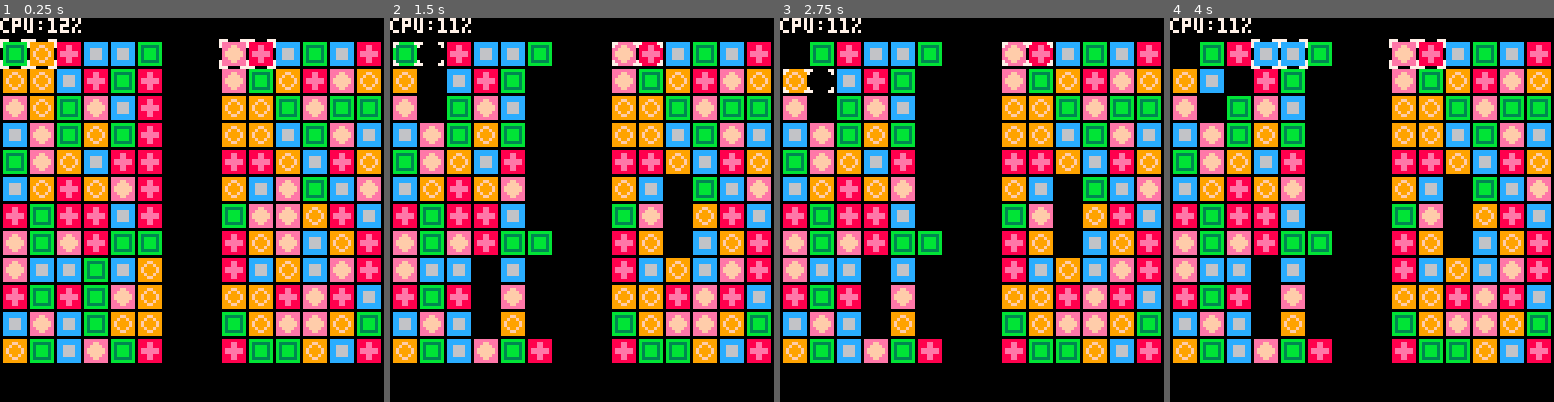
Above: before the commit, frames 1-4 (left to right).
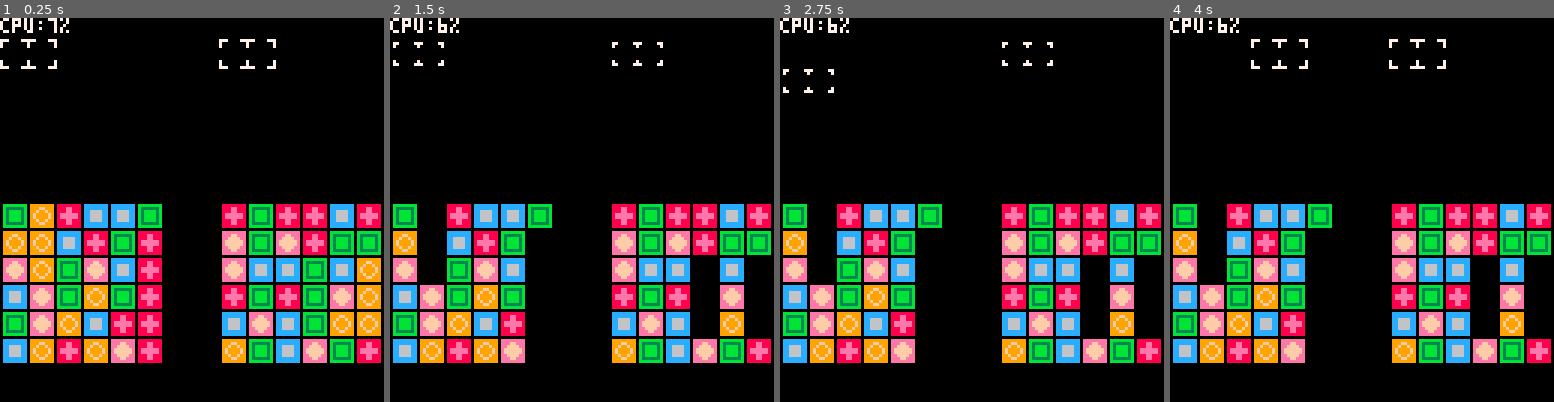
Above: after the commit, the same moments.

Repository: stevelavietes/pico8carts
Game: PICO-8 cartridge pa.p8
Two runs of this game, one before a commit and one after it. Both use one fixed random seed, a clock stepped at 60 frames per second and the inputs below.
Inputs:
- Up to frame 1 (0.25 s): no input
- Up to frame 2 (1.5 s): tap O (Z key) at 0.33, 0.7, 1.43 s
- Up to frame 3 (2.75 s): hold Left 1.97-2.37 s; tap O (Z key) at 2.22 s; hold Down from 2.42 s (still down)
- Up to frame 4 (4 s): release Down at 2.82 s; hold Right 2.87-3.53 s; tap O (Z key) at 3.1, 3.98 s; hold Up from 3.58 s (still down)

The runs differ from the first frame. In frame 1, 51% of the frame differs, in the area x 0-100%, y 0-90%; in frame 2, 47%; in frame 3, 47%; in frame 4, 47%.

Commit message:
Create empty rows on the board.
make_row takes an "empty" argument to generate empty rows, and make board
takes an argument to set the number of non-valid rows.

Diff:
--- a/pa.p8
+++ b/pa.p8
@@ -1,16 +1,19 @@
 pico-8 cartridge // http://www.pico-8.com
 version 5
 __lua__
-function make_row(w)
+function make_row(w,e)
  local r = {}
  for j = 1, w do
   r[j] = {}
-  local n = flr(rnd(5) + 1)
-  if j > 2 then
-   if n == r[j-1].t and n == r[j-2].t then
-    n += 1
-    if n > g.l_b then
-     n = g.f_b
+  local n=g.e_b
+  if not e then
+   n = flr(rnd(5) + 1)
+   if j > 2 then
+    if n == r[j-1].t and n == r[j-2].t then
+     n += 1
+     if n > g.l_b then
+      n = g.f_b
+     end
     end
    end
   end
@@ -19,13 +22,17 @@
  return r
 end
 
-function make_board(w, h, x, y, p)
+function make_board(w, h, x, y, p, v)
  local b = {}
  b.w = w
  b.h = h
  b.t = {}
  for i = 1, h do
-  b.t[i] = make_row(w)
+  local e=false
+  if h-i>v then
+   e=true
+  end
+  b.t[i] = make_row(w,e)
  end
  b.cx = 0
  b.cy = 0
@@ -245,8 +252,8 @@
  g.l_b = 5
  g.cs = {}
  g.bs = {}
- add(g.bs, make_board(6,12,1,8))
- add(g.bs, make_board(6,12,74,8,1))
+ add(g.bs, make_board(6,12,1,8,nil,5))
+ add(g.bs, make_board(6,12,74,8,1,5))
  g.tick = 0
 end
 
